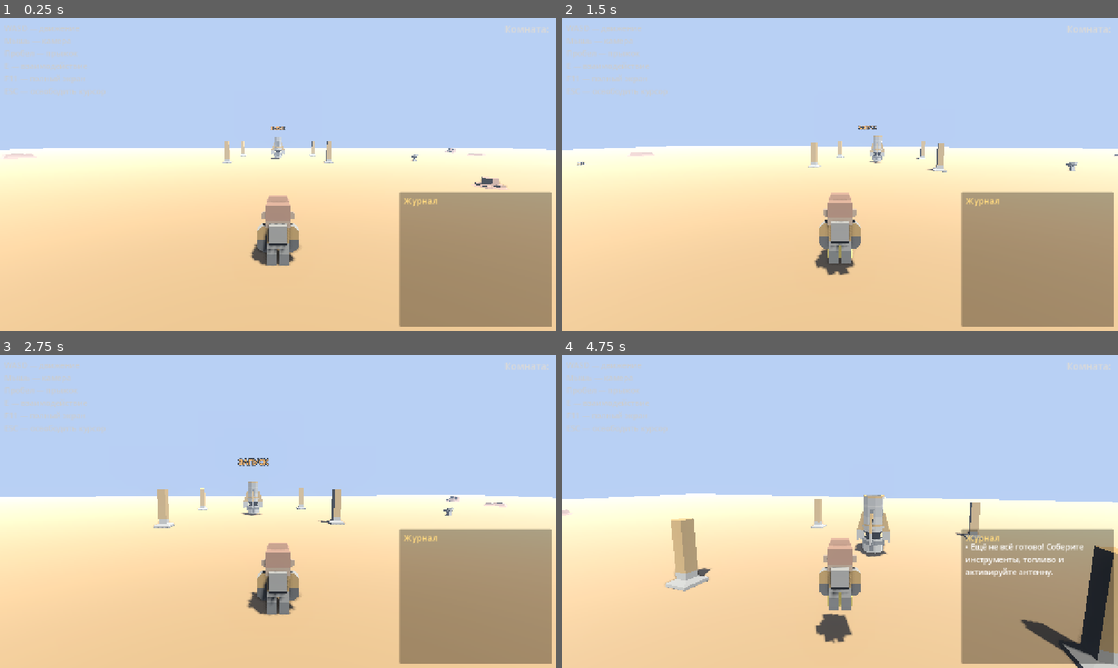
Above: before the commit, frames 1-4 (two rows, left to right).
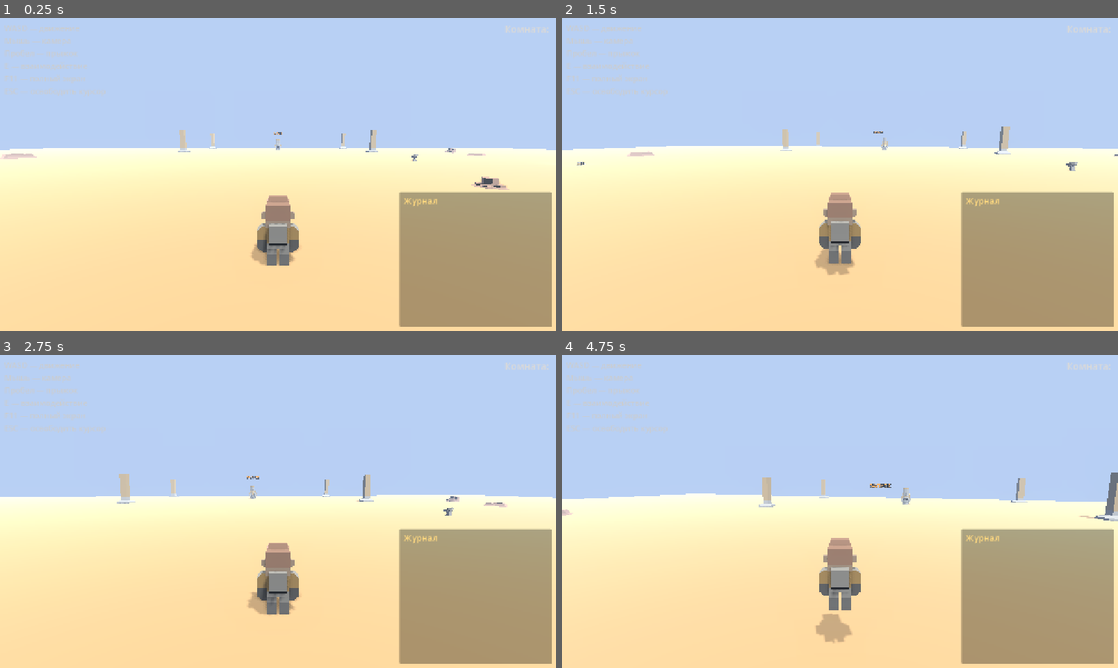
Above: after the commit, the same moments.

Repository: mstislav0/game
Game: Godot game, scene res://scenes/game_world.tscn
The game is run twice, just before and just after one commit, with the same random seed, the same clock (stepped at 60 frames per second) and the same inputs. This scene is started directly instead of the project's main scene.
Inputs (mouse positions are in pixels of both pictures, inside the frame that each line leads up to):
- Up to frame 1 (0.25 s): no input
- Up to frame 2 (1.5 s): tap Enter at 0.5 s; move the mouse to (867, 174) at 0.52 s; hold W (move_forward) from 0.53 s (still down); tap E (interact) at 0.6, 1.35 s; tap Space (jump) at 0.77 s; move the mouse to (812, 174) at 1.27 s
- Up to frame 3 (2.75 s): keep holding W (move_forward); tap Space (jump) at 1.52 s; move the mouse to (289, 505) at 2.02 s; tap E (interact) at 2.1 s
- Up to frame 4 (4.75 s): keep holding W (move_forward); move the mouse to (834, 517) at 2.77 s; tap E (interact) at 2.85, 3.6, 4.35 s; tap Space (jump) at 3.02, 3.77, 4.52 s; move the mouse to (878, 514) at 3.52 s; move the mouse to (795, 508) at 4.27 s

The runs differ from the first frame. In frame 1, 0.8% of the frame differs, in the area x 32-87%, y 34-80%; in frame 2, 1.2%; in frame 3, 1.7%; in frame 4, 7.0%, in the area x 18-100%, y 37-100%.

Commit message:
Polish: bigger rocket, world collisions, brighter faces, no ground arrow
- Player: drop yellow ground arrow (astronaut model itself shows facing)
- Rocket: scale 3 → 15 (≈40m tall, properly imposing), repositioned
  to z=-60 with gantries spread to z=-48/-72 at ±22 X
- Launch zone moved to z=-30 (in front of the bigger rocket)
- Auto-generate trimesh collisions on hangars, rocks, rocket, gantries,
  generator, parked crafts via MeshInstance3D.create_trimesh_collision()
- Environment: ambient 0.55 → 1.1 to lift shadowed faces
- DirectionalLight: energy 1.7 → 1.3, shadow_opacity = 0.7
- New FillLight from opposite side (cool blue, energy 0.5, no shadow)
  for soft fill on character faces

Diff:
--- a/godot_project/scenes/game_world.tscn
+++ b/godot_project/scenes/game_world.tscn
@@ -33,18 +33,18 @@
 background_mode = 1
 background_color = Color(0.55, 0.7, 0.95, 1)
 ambient_light_source = 2
-ambient_light_color = Color(0.6, 0.65, 0.8, 1)
-ambient_light_energy = 0.55
+ambient_light_color = Color(0.75, 0.78, 0.9, 1)
+ambient_light_energy = 1.1
 ssao_enabled = true
 ssao_radius = 1.5
-ssao_intensity = 2.5
+ssao_intensity = 1.8
 glow_enabled = true
 glow_intensity = 0.7
 glow_strength = 1.1
 glow_bloom = 0.15
 fog_enabled = true
 fog_light_color = Color(0.7, 0.8, 0.95, 1)
-fog_density = 0.006
+fog_density = 0.005
 
 [node name="GameWorld" type="Node3D"]
 script = ExtResource("1")
@@ -55,8 +55,15 @@
 [node name="DirectionalLight3D" type="DirectionalLight3D" parent="."]
 transform = Transform3D(0.866, -0.433, 0.25, 0, 0.5, 0.866, -0.5, -0.75, 0.433, 0, 30, 0)
 light_color = Color(1, 0.95, 0.85, 1)
-light_energy = 1.7
+light_energy = 1.3
 shadow_enabled = true
+shadow_opacity = 0.7
+
+[node name="FillLight" type="DirectionalLight3D" parent="."]
+transform = Transform3D(-0.866, -0.25, -0.433, 0, 0.866, -0.5, 0.5, -0.433, -0.75, 0, 20, 0)
+light_color = Color(0.7, 0.8, 1, 1)
+light_energy = 0.5
+shadow_enabled = false
 
 [node name="Ground" type="StaticBody3D" parent="."]
 
@@ -69,22 +76,22 @@
 shape = SubResource("BoxShape3D_1")
 
 [node name="Rocket" parent="." instance=ExtResource("6")]
-transform = Transform3D(1, 0, 0, 0, 1, 0, 0, 0, 1, 0, 0.2, -28)
+transform = Transform3D(1, 0, 0, 0, 1, 0, 0, 0, 1, 0, 0, -60)
 
 [node name="GantryA" parent="." instance=ExtResource("17")]
-transform = Transform3D(2.5, 0, 0, 0, 2.5, 0, 0, 0, 2.5, -6, 0, -22)
+transform = Transform3D(5, 0, 0, 0, 5, 0, 0, 0, 5, -22, 0, -48)
 
 [node name="GantryB" parent="." instance=ExtResource("17")]
-transform = Transform3D(2.5, 0, 0, 0, 2.5, 0, 0, 0, 2.5, 6, 0, -22)
+transform = Transform3D(5, 0, 0, 0, 5, 0, 0, 0, 5, 22, 0, -48)
 
 [node name="GantryC" parent="." instance=ExtResource("17")]
-transform = Transform3D(2.5, 0, 0, 0, 2.5, 0, 0, 0, 2.5, -6, 0, -34)
+transform = Transform3D(5, 0, 0, 0, 5, 0, 0, 0, 5, -22, 0, -72)
 
 [node name="GantryD" parent="." instance=ExtResource("17")]
-transform = Transform3D(2.5, 0, 0, 0, 2.5, 0, 0, 0, 2.5, 6, 0, -34)
+transform = Transform3D(5, 0, 0, 0, 5, 0, 0, 0, 5, 22, 0, -72)
 
 [node name="LaunchZone" parent="." instance=ExtResource("5")]
-transform = Transform3D(1, 0, 0, 0, 1, 0, 0, 0, 1, 0, 0.2, -16)
+transform = Transform3D(1, 0, 0, 0, 1, 0, 0, 0, 1, 0, 0.2, -30)
 
 [node name="HangarLarge" parent="." instance=ExtResource("9")]
 transform = Transform3D(4, 0, 0, 0, 4, 0, 0, 0, 4, -28, 0, 10)
--- a/godot_project/scenes/player.tscn
+++ b/godot_project/scenes/player.tscn
@@ -6,15 +6,6 @@
 [sub_resource type="CapsuleShape3D" id="CapsuleShape3D_1"]
 radius = 0.35
 height = 1.7
-
-[sub_resource type="StandardMaterial3D" id="Mat_Arrow"]
-albedo_color = Color(1, 0.9, 0.4, 1)
-emission_enabled = true
-emission = Color(1, 0.9, 0.4, 1)
-emission_energy_multiplier = 0.6
-
-[sub_resource type="PrismMesh" id="PrismMesh_Arrow"]
-size = Vector3(0.6, 0.04, 0.9)
 
 [node name="Player" type="CharacterBody3D"]
 script = ExtResource("1")
@@ -26,11 +17,6 @@
 position = Vector3(0, 0.85, 0)
 shape = SubResource("CapsuleShape3D_1")
 
-[node name="DirectionArrow" type="MeshInstance3D" parent="."]
-transform = Transform3D(1, 0, 0, 0, 0, -1, 0, 1, 0, 0, 0.05, -0.7)
-mesh = SubResource("PrismMesh_Arrow")
-surface_material_override/0 = SubResource("Mat_Arrow")
-
 [node name="CameraPivot" type="Node3D" parent="."]
 position = Vector3(0, 1.6, 0)
 
--- a/godot_project/scenes/rocket.tscn
+++ b/godot_project/scenes/rocket.tscn
@@ -6,7 +6,7 @@
 [ext_resource type="PackedScene" path="res://assets/kenney_space/rocket_finsA.glb" id="4_fins"]
 
 [node name="Rocket" type="Node3D"]
-transform = Transform3D(3, 0, 0, 0, 3, 0, 0, 0, 3, 0, 0, 0)
+transform = Transform3D(15, 0, 0, 0, 15, 0, 0, 0, 15, 0, 0, 0)
 
 [node name="Fins" parent="." instance=ExtResource("4_fins")]
 
--- a/godot_project/scripts/game_world.gd
+++ b/godot_project/scripts/game_world.gd
@@ -26,6 +26,26 @@
 	# Спауним всех остальных игроков комнаты, известных на этот момент
 	for pid in NetworkManager.room_players.keys():
 		_on_player_joined(pid, NetworkManager.room_players[pid])
+
+	# Автоматически добавляем коллизии всем статичным объектам сценерии,
+	# чтобы игрок не проходил сквозь стены ангаров, ракету, скалы и т.п.
+	for nm in [
+		"Rocket", "HangarLarge", "HangarSmall", "HangarSmall2",
+		"Generator", "Speeder", "Cargo",
+		"RockA1", "RockA2", "RockB1", "RockB2",
+		"SmallRock1", "SmallRock2", "SmallRock3",
+		"GantryA", "GantryB", "GantryC", "GantryD",
+	]:
+		var n = get_node_or_null(nm)
+		if n:
+			_build_collisions_for(n)
+
+func _build_collisions_for(root: Node) -> void:
+	for child in root.get_children():
+		if child is MeshInstance3D and child.mesh != null:
+			child.create_trimesh_collision()
+		else:
+			_build_collisions_for(child)
 
 func _play_launch_animation() -> void:
 	# Запрашиваем у HUD кат-сцену (отсчёт + fade)
Not shown: 1 places in godot_project/scenes/player.tscn that only renumber resources
